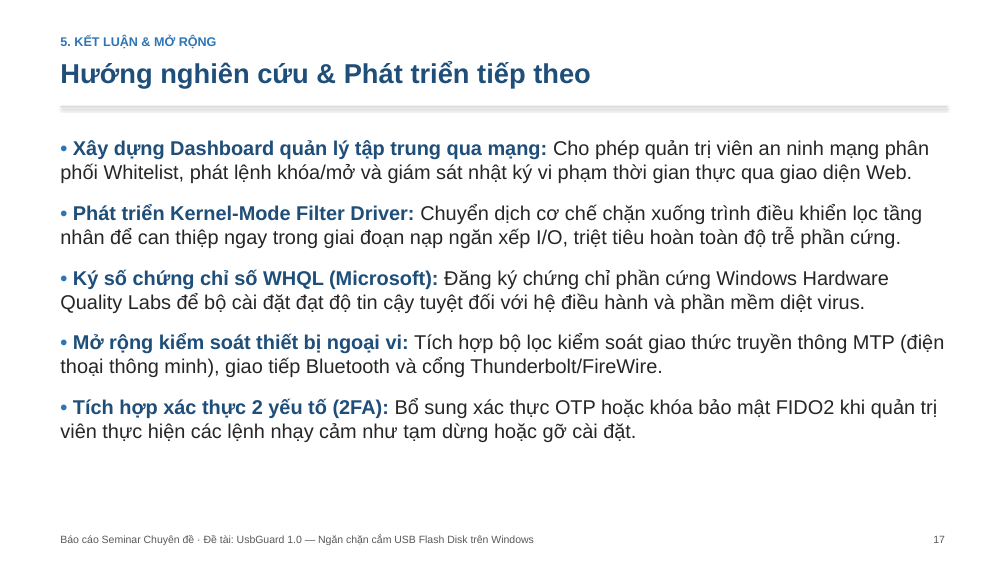
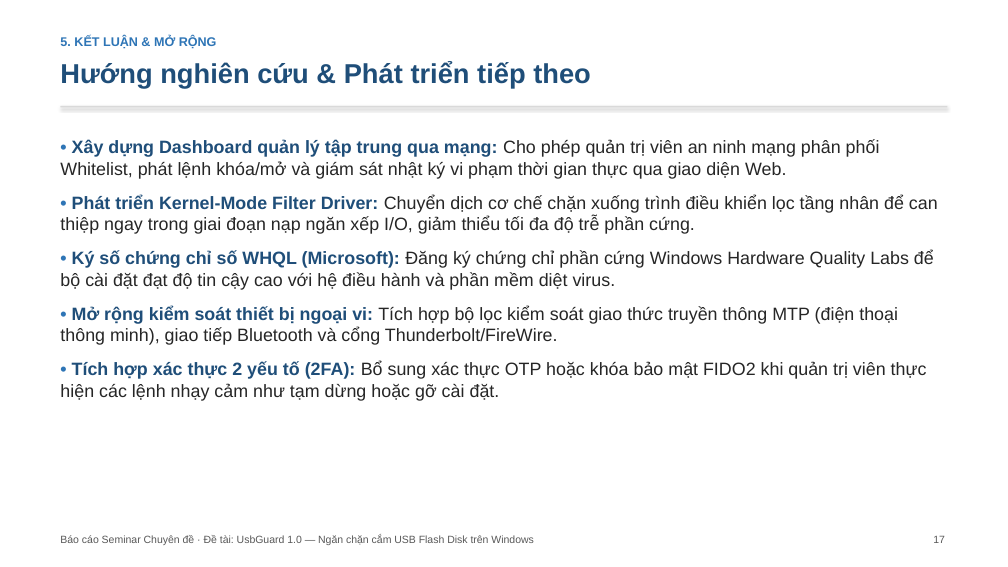
Before and after one commit to hungphamwp/usbguard, a slide deck: slide 17 of slide/SLIDE-UsbGuard.pptx. Drawn at 1008x567 pixels with LibreOffice and Linux fonts; fonts in the diff are those of the drawing. Boxes give left, top, right and bottom in pixels: in the first picture for what was removed or moved away, otherwise in the second. Text is boxed around its words. In the diff, an @@ line names an element or a change of style, - is before the commit and + after.

```diff
--- a/slide/SLIDE-UsbGuard.pptx
+++ b/slide/SLIDE-UsbGuard.pptx
@@ text at [60,140,927,401]: size 19 to 17 pt in "• Xây dựng Dashboard quản lý tập ...", "• Mở rộng kiểm soát thiết bị ...", "• Tích hợp xác thực 2 yếu ..."; less space between paragraphs @@
@@ text at [60,195,938,290]: text changed; size 19 to 17 pt @@
-• Phát triển Kernel-Mode Filter Driver: Chuyển dịch cơ chế chặn xuống trình điều khiển lọc tầng nhân để can thiệp ngay trong giai đoạn nạp ngăn xếp I/O, triệt tiêu hoàn toàn độ trễ phần cứng.
-• Ký số chứng chỉ số WHQL (Microsoft): Đăng ký chứng chỉ phần cứng Windows Hardware Quality Labs để bộ cài đặt đạt độ tin cậy tuyệt đối với hệ điều hành và phần mềm diệt virus.
+• Phát triển Kernel-Mode Filter Driver: Chuyển dịch cơ chế chặn xuống trình điều khiển lọc tầng nhân để can thiệp ngay trong giai đoạn nạp ngăn xếp I/O, giảm thiểu tối đa độ trễ phần cứng.
+• Ký số chứng chỉ số WHQL (Microsoft): Đăng ký chứng chỉ phần cứng Windows Hardware Quality Labs để bộ cài đặt đạt độ tin cậy cao với hệ điều hành và phần mềm diệt virus.
```
Also in this commit, not shown: 14 other slides changed, 11 other files.
